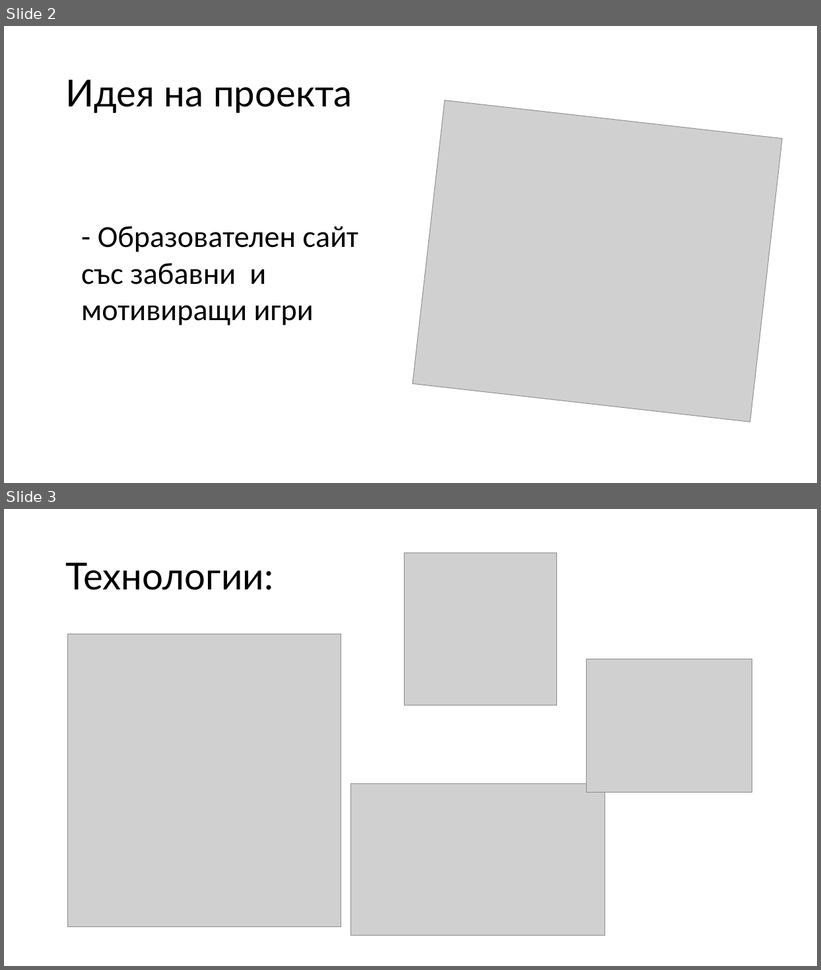
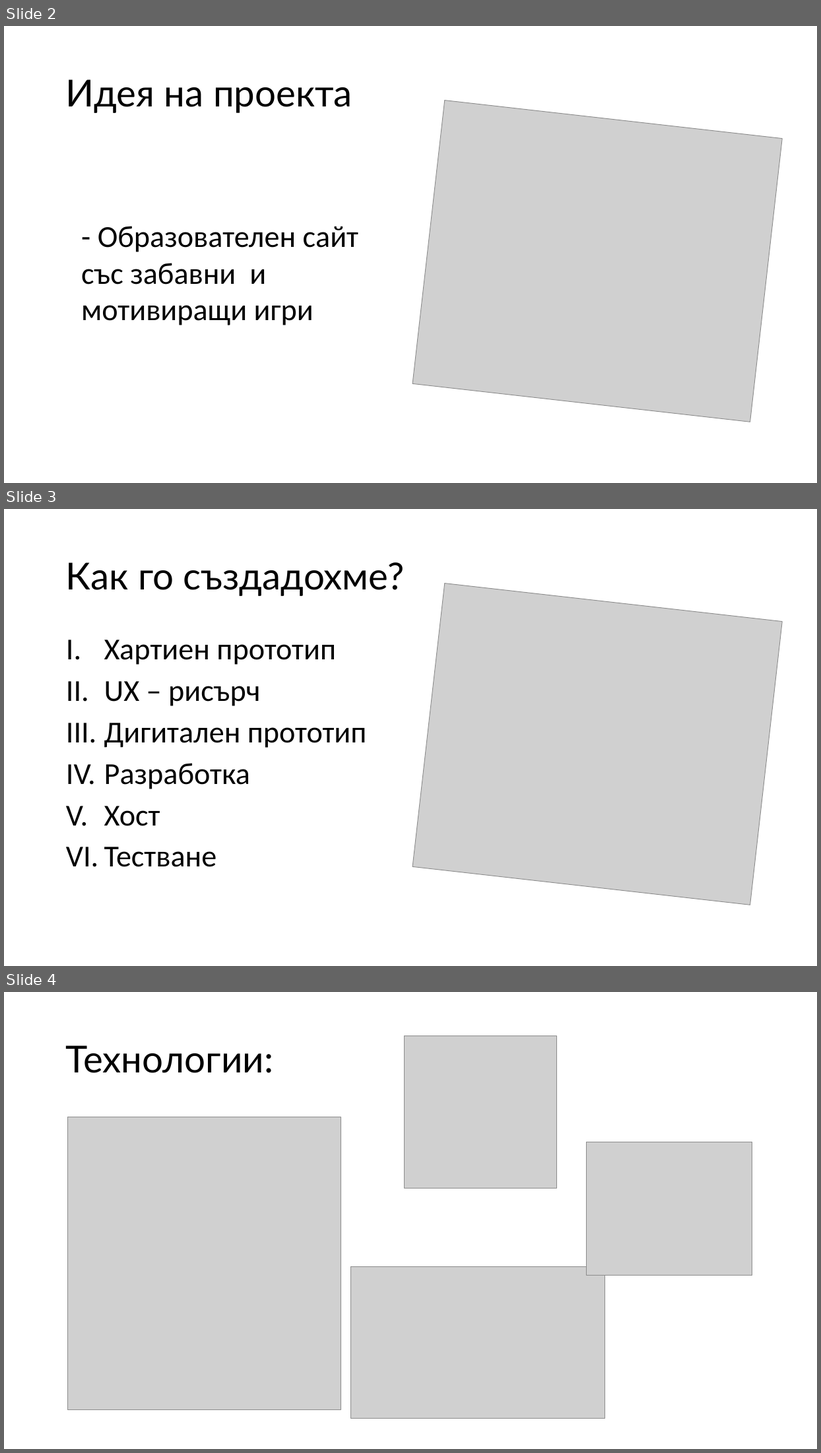
Before and after one commit to sami119/Brainzzler, a slide deck: Презентация/Brainzzlerr.pptx. Shown one above the other, each under a label of ours: slides 2 and 3 before the commit, slides 2, 3 and 4 after it. The pictures are 821x970 and 821x1453 pixels, drawn with LibreOffice and Linux fonts; fonts in the diff are those of the drawing; grey boxes stand for pictures. Boxes give left, top, right and bottom in pixels: in the first picture for what was removed or moved away, otherwise in the second. Text is boxed around its words. In the diff, an @@ line names an element or a change of style, - is before the commit and + after.

```diff
--- a/Презентация/Brainzzlerr.pptx
+++ b/Презентация/Brainzzlerr.pptx
@@ slide 3 added at (4,509,817,966), background #FFFFFF @@
@@ title added at (66,562,405,596), 44 pt, text #000000 @@
+Как го създадохме?
@@ picture added at (413,583,783,905) @@
@@ text added at (104,640,367,867), 36 pt, text #000000 @@
+I. Хартиен прототип
+II. UX – рисърч
+III. Дигитален прототип
+IV. Разработка
+V. Хост
+VI. Тестване
@@ what was slide 3 is now slide 4 @@
```
Also in this commit, not shown: 1 slide changed, 24 other files.
